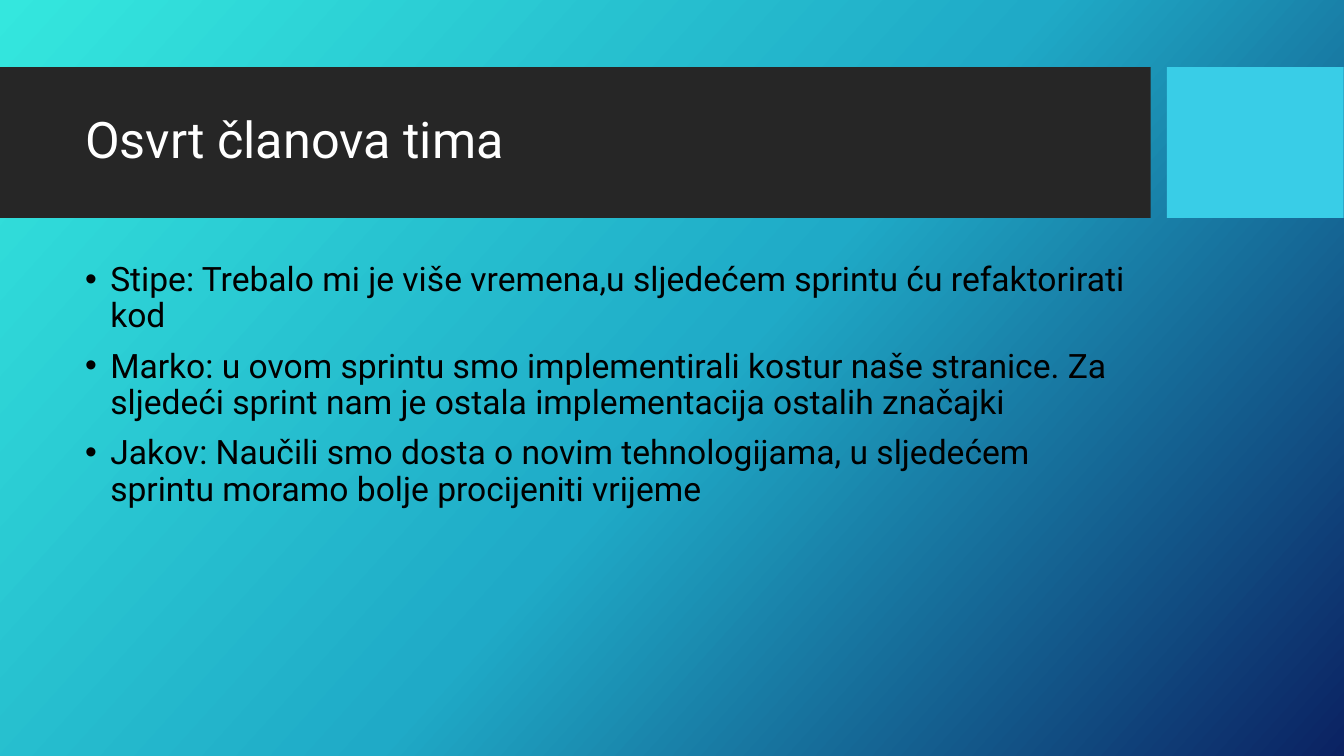
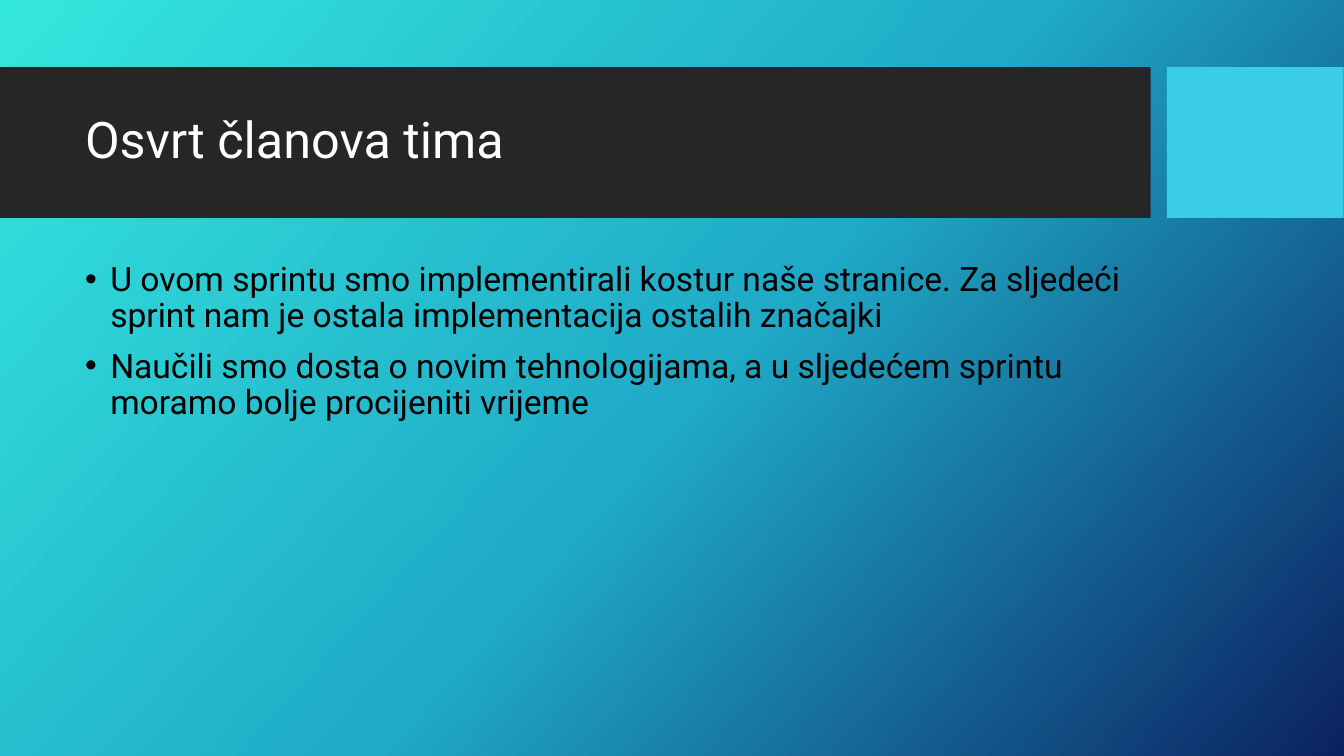
Before and after one commit to f0dor/Programsko-Inzenjerstvo, a slide deck: slide 6 of Testni_plan.pptx. Drawn at 1344x756 pixels with LibreOffice and Linux fonts; fonts in the diff are those of the drawing; background and template pictures are left out. Boxes give left, top, right and bottom in pixels: in the first picture for what was removed or moved away, otherwise in the second. Text is boxed around its words. In the diff, an @@ line names an element or a change of style, - is before the commit and + after.

Commit message:
Najnovija verzija

```diff
--- a/Testni_plan.pptx
+++ b/Testni_plan.pptx
@@ text at (110,265,1120,421): text changed @@
-• Stipe: Trebalo mi je više vremena,u sljedećem sprintu ću refaktorirati kod
-• Marko: u ovom sprintu smo implementirali kostur naše stranice. Za sljedeći sprint nam je ostala implementacija ostalih značajki
-• Jakov: Naučili smo dosta o novim tehnologijama, u sljedećem sprintu moramo bolje procijeniti vrijeme
+• U ovom sprintu smo implementirali kostur naše stranice. Za sljedeći sprint nam je ostala implementacija ostalih značajki
+• Naučili smo dosta o novim tehnologijama, a u sljedećem sprintu moramo bolje procijeniti vrijeme
```
